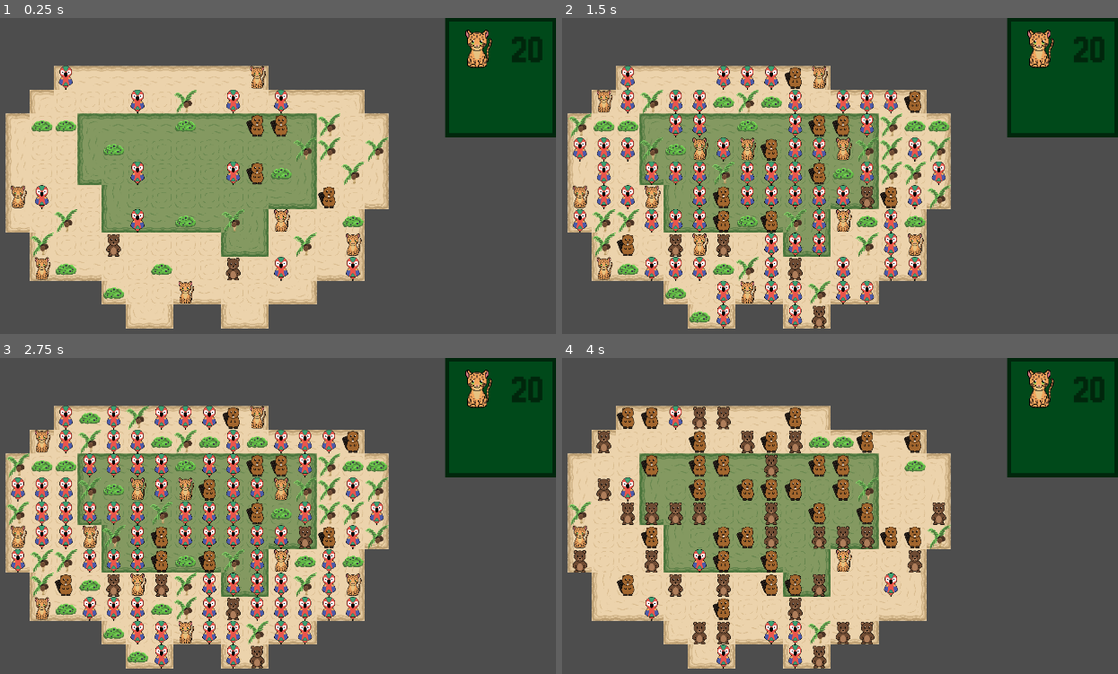
Above: before the commit, frames 1-4 (two rows, left to right).
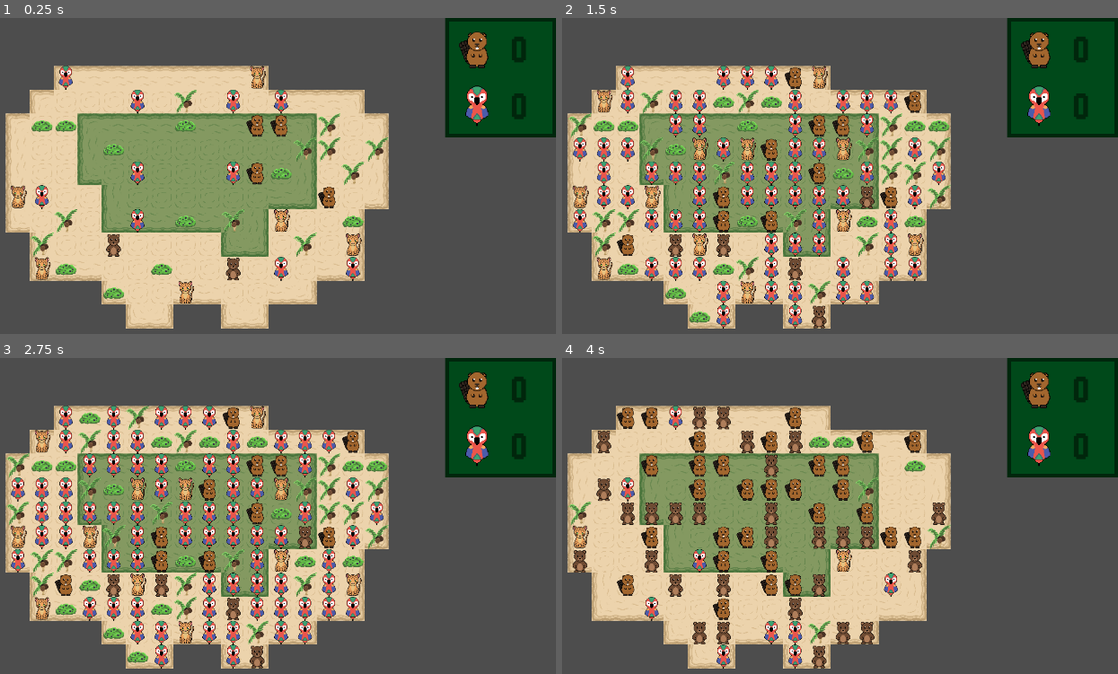
Above: after the commit, the same moments.

Repository: SidonieBouthors/OGJ26
Game: Godot game, scene res://scenes/main.tscn
Two runs of this game, one before a commit and one after it. Both use one fixed random seed, a clock stepped at 60 frames per second and the inputs below.
Inputs:
- Up to frame 1 (0.25 s): no input
- Up to frame 2 (1.5 s): tap Enter (ui_accept) at 0.5, 0.77, 1.25 s
- Up to frame 3 (2.75 s): tap Enter (ui_accept) at 1.52, 2 s
- Up to frame 4 (4 s): tap Enter (ui_accept) at 2.75, 3.02, 3.77 s

The runs differ from the first frame. In frame 1, 1.2% of the frame differs, in the area x 80-100%, y 3-37%; in frame 2, 1.2%; in frame 3, 1.2%; in frame 4, 1.2%.
Error in both runs: Trying to assign value of type 'Nil' to a variable of type 'Vector2i'. (res://scripts/main.gd:38)

Commit message:
add entity count properties and script

Diff:
--- /dev/null
+++ b/scenes/entity-count-panel.gd
@@ -0,0 +1,11 @@
+extends PanelContainer
+
+var entity_counter = preload("res://scenes/entity-count.tscn")
+
+@onready var vbox = %VBoxContainer
+
+func add_entity_counter():
+	var new_entity_counter = entity_counter.instantiate()
+	# NEED TO SET THE ENTITY TEXTURE AND AMOUNT EXPORTED
+	# PROPERTIES OF THE SCENE HERE
+	vbox.add_child(new_entity_counter)
--- /dev/null
+++ b/scenes/entity-count.tscn
@@ -0,0 +1,31 @@
+[gd_scene format=3 uid="uid://c3hf2ftfdppyq"]
+
+[ext_resource type="Theme" uid="uid://diy477wtgbery" path="res://art/count-panel-theme.tres" id="1_ckqoe"]
+[ext_resource type="Texture2D" uid="uid://ccrovlai4t2uf" path="res://art/sprites/tiles/ocelot.png" id="1_ntxou"]
+[ext_resource type="Script" uid="uid://4y70tpx8tmr7" path="res://scenes/entity_count.gd" id="2_wi0um"]
+
+[node name="EntityCountDisplay" type="MarginContainer" unique_id=946961261]
+theme = ExtResource("1_ckqoe")
+script = ExtResource("2_wi0um")
+
+[node name="HBoxContainer" type="HBoxContainer" parent="." unique_id=401945327]
+layout_mode = 2
+
+[node name="EntityTextureRect" type="TextureRect" parent="HBoxContainer" unique_id=1445572151]
+unique_name_in_owner = true
+texture_filter = 1
+layout_mode = 2
+texture = ExtResource("1_ntxou")
+expand_mode = 2
+stretch_mode = 4
+
+[node name="MarginContainer" type="MarginContainer" parent="HBoxContainer" unique_id=300758866]
+layout_mode = 2
+theme_override_constants/margin_left = 0
+theme_override_constants/margin_right = 0
+theme_override_constants/margin_bottom = 0
+
+[node name="EntityCountLabel" type="Label" parent="HBoxContainer/MarginContainer" unique_id=919350861]
+unique_name_in_owner = true
+layout_mode = 2
+text = "20"
--- /dev/null
+++ b/scenes/entity_count.gd
@@ -0,0 +1,16 @@
+extends MarginContainer
+
+@export var entity_texture: Texture2D:
+	set(value):
+		entity_texture = value
+		if is_inside_tree():
+			%EntityTextureRect.texture = value
+@export var amount: int = 0:
+	set(value):
+		amount = value
+		if is_inside_tree():
+			%EntityCountLabel.text = value
+
+func _ready():
+	%EntityTextureRect.texture = entity_texture
+	%EntityCountLabel.text = str(amount)
--- a/scenes/main.tscn
+++ b/scenes/main.tscn
@@ -14,6 +14,8 @@
 [ext_resource type="Texture2D" uid="uid://by8x4hw5qxsca" path="res://art/sprites/tiles/coconut.png" id="7_ya4ey"]
 [ext_resource type="Texture2D" uid="uid://ccrovlai4t2uf" path="res://art/sprites/tiles/ocelot.png" id="8_85g3d"]
 [ext_resource type="Theme" uid="uid://diy477wtgbery" path="res://art/count-panel-theme.tres" id="10_choun"]
+[ext_resource type="Script" uid="uid://d2j4k8ylg8ucl" path="res://scenes/entity-count-panel.gd" id="15_jbj1t"]
+[ext_resource type="PackedScene" uid="uid://c3hf2ftfdppyq" path="res://scenes/entity-count.tscn" id="15_jkv2x"]
 
 [sub_resource type="TileSetAtlasSource" id="TileSetAtlasSource_dp3eg"]
 texture = ExtResource("2_trceg")
@@ -118,7 +120,7 @@
 offset_bottom = 1080.0
 theme = ExtResource("10_choun")
 
-[node name="PanelContainer" type="PanelContainer" parent="Control" unique_id=1270643849]
+[node name="EntityCountPanel" type="PanelContainer" parent="Control" unique_id=1270643849]
 layout_mode = 1
 anchors_preset = 1
 anchor_left = 1.0
@@ -126,29 +128,16 @@
 offset_left = -296.0
 offset_bottom = 319.0
 grow_horizontal = 0
+script = ExtResource("15_jbj1t")
 
-[node name="VBoxContainer" type="VBoxContainer" parent="Control/PanelContainer" unique_id=1845802853]
+[node name="EntityCountVBox" type="VBoxContainer" parent="Control/EntityCountPanel" unique_id=1845802853]
+unique_name_in_owner = true
 layout_mode = 2
 
-[node name="MarginContainer" type="MarginContainer" parent="Control/PanelContainer/VBoxContainer" unique_id=1824343540]
+[node name="EntityCountDisplay" parent="Control/EntityCountPanel/EntityCountVBox" unique_id=946961261 instance=ExtResource("15_jkv2x")]
 layout_mode = 2
+entity_texture = ExtResource("6_choun")
 
-[node name="HBoxContainer" type="HBoxContainer" parent="Control/PanelContainer/VBoxContainer/MarginContainer" unique_id=188768350]
+[node name="MarginContainer2" parent="Control/EntityCountPanel/EntityCountVBox" unique_id=2045080350 instance=ExtResource("15_jkv2x")]
 layout_mode = 2
-
-[node name="TextureRect" type="TextureRect" parent="Control/PanelContainer/VBoxContainer/MarginContainer/HBoxContainer" unique_id=152571809]
-texture_filter = 1
-layout_mode = 2
-texture = ExtResource("8_85g3d")
-expand_mode = 2
-stretch_mode = 4
-
-[node name="MarginContainer" type="MarginContainer" parent="Control/PanelContainer/VBoxContainer/MarginContainer/HBoxContainer" unique_id=1463502501]
-layout_mode = 2
-theme_override_constants/margin_left = 0
-theme_override_constants/margin_right = 0
-theme_override_constants/margin_bottom = 0
-
-[node name="Label" type="Label" parent="Control/PanelContainer/VBoxContainer/MarginContainer/HBoxContainer/MarginContainer" unique_id=1993012233]
-layout_mode = 2
-text = "20"
+entity_texture = ExtResource("2_sugp2")
Not shown, added: scenes/entity-count-panel.gd.uid
Not shown, added: scenes/entity_count.gd.uid
Not shown: 1 places in scenes/main.tscn that only renumber resources
